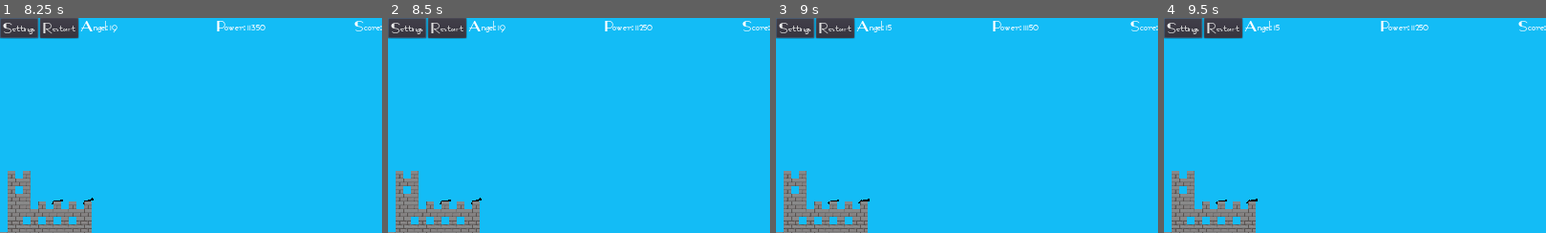
Above: before the commit, frames 1-4 (left to right).
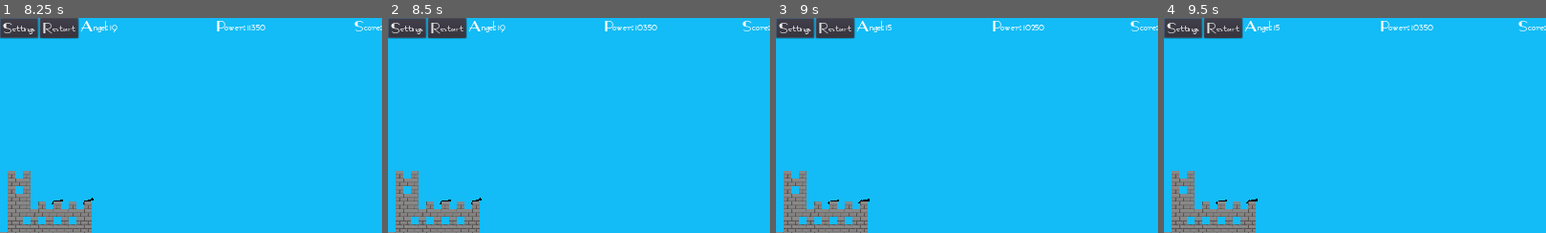
Above: after the commit, the same moments.

Repository: Coding-4Fun/Just4Fun_Mini_Shootergame
Game: Godot game, scene res://UI/MainMenuUI.tscn
Two runs of this game, one before a commit and one after it. Both use one fixed random seed, a clock stepped at 60 frames per second and the inputs below.
Inputs (mouse positions are % of the whole screen's width and height, from its top left):
- Up to frame 1 (8.25 s): click "Play" at 0.5 s; click "Restart" at 1.25 s; click "Restart" at 2 s; click "Restart" at 2.75 s; click "Enable Target Timer" at 3.5 s; click "Back to Menu" at 4.25 s; click "Play" at 5 s; click "Settings" at 5.75 s; move the mouse to (45, 70) at 6.52 s; hold Up (ui_up) 6.53-8.03 s; tap Mouse wheel down (cannon_power_minus) at 6.6 s; tap Mouse wheel up (cannon_power_plus) at 6.8, 7.35 s; move the mouse to (80, 65) at 7.27 s; tap Ctrl at 7.55 s; move the mouse to (20, 35) at 8.02 s; hold Left (ui_left) from 8.03 s (still down); hold Ctrl from 8.03 s (still down)
- Up to frame 2 (8.5 s): keep holding Left (ui_left); keep holding Ctrl; tap Mouse wheel down (cannon_power_minus) at 8.3 s
- Up to frame 3 (9 s): keep holding Left (ui_left); move the mouse to (55, 50) at 8.77 s; release Ctrl at 8.78 s; tap Mouse wheel down (cannon_power_minus) at 8.85 s
- Up to frame 4 (9.5 s): keep holding Left (ui_left); tap Mouse wheel up (cannon_power_plus) at 9.05 s
The pictures show only the part of the screen within x 0-50%, y 0-50%; the shares and areas given below are measured in that part.

Frame 1 is identical in both runs. In frame 2, less than 0.1% of the frame differs, in the area x 65-71%, y 3-6%; in frame 3, 0.1%; in frame 4, less than 0.1%.

Commit message:
Add: Stärke anpassen mit STRG um 1000

Diff:
--- a/Cannon/Cannon.gd
+++ b/Cannon/Cannon.gd
@@ -25,11 +25,18 @@
 	## Kannonen umdrehen, wenn auf der rechten Seite
 
 
+#func _unhandled_key_input(event):
+#	pass
+
+
 func _unhandled_input(event):
-	if event.is_action_released("cannon_shoot") and can_shoot:
+	if event.is_action_released("cannon_shoot"): # and can_shoot:
 		SignalBus.emit_signal("CannonShooting", Muzzle.global_transform, muzzle_velocity, gravity)
 	if event.is_action_released("cannon_power_plus"):
-		muzzle_velocity = clamp(muzzle_velocity+100, min_velocity, max_velocity)
+		if Input.is_key_pressed(KEY_CONTROL):
+			muzzle_velocity = clamp(muzzle_velocity+1000, min_velocity, max_velocity)
+		else:
+			muzzle_velocity = clamp(muzzle_velocity+100, min_velocity, max_velocity)
 		SignalBus.emit_signal("CannonPowerChange", muzzle_velocity)
 #		InfoPanel.get_node("popupPanel").visible= true
 #		yield(get_tree(), "idle_frame")
@@ -37,7 +44,11 @@
 #		InfoPanel.get_node("").text = "Test123"
 #		$timer.start()
 	if event.is_action_released("cannon_power_minus"):
-		muzzle_velocity = clamp(muzzle_velocity-100, min_velocity, max_velocity)
+		if Input.is_key_pressed(KEY_CONTROL):
+			muzzle_velocity = clamp(muzzle_velocity-1000, min_velocity, max_velocity)
+		else:
+			muzzle_velocity = clamp(muzzle_velocity-100, min_velocity, max_velocity)
+
 		SignalBus.emit_signal("CannonPowerChange", muzzle_velocity)
 #		can_shoot = false
 
